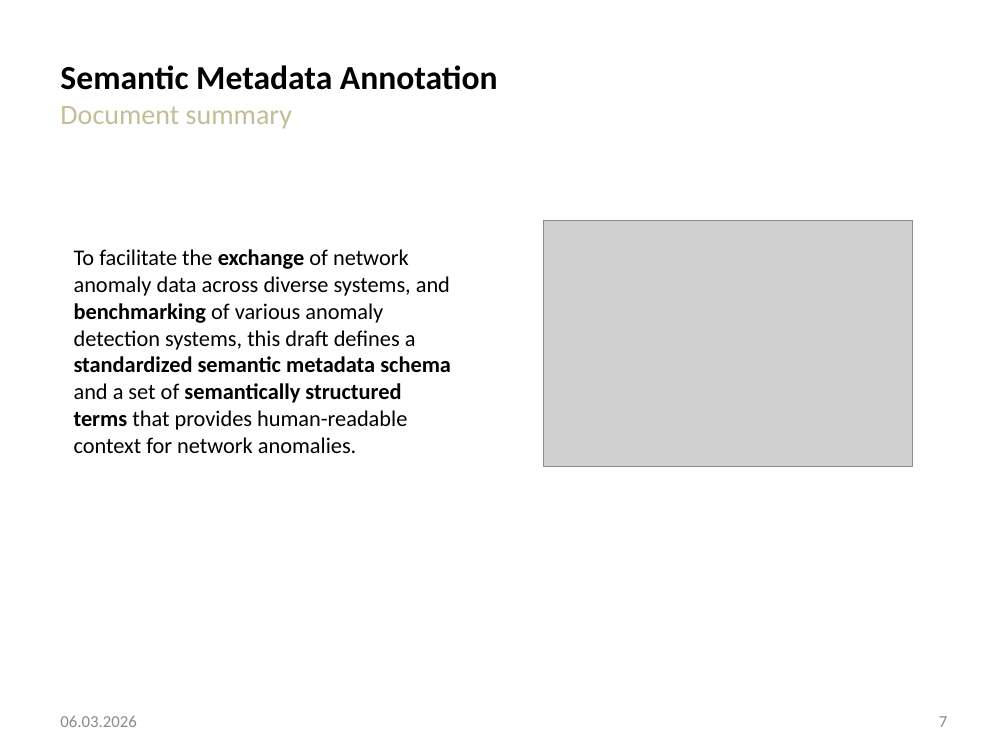
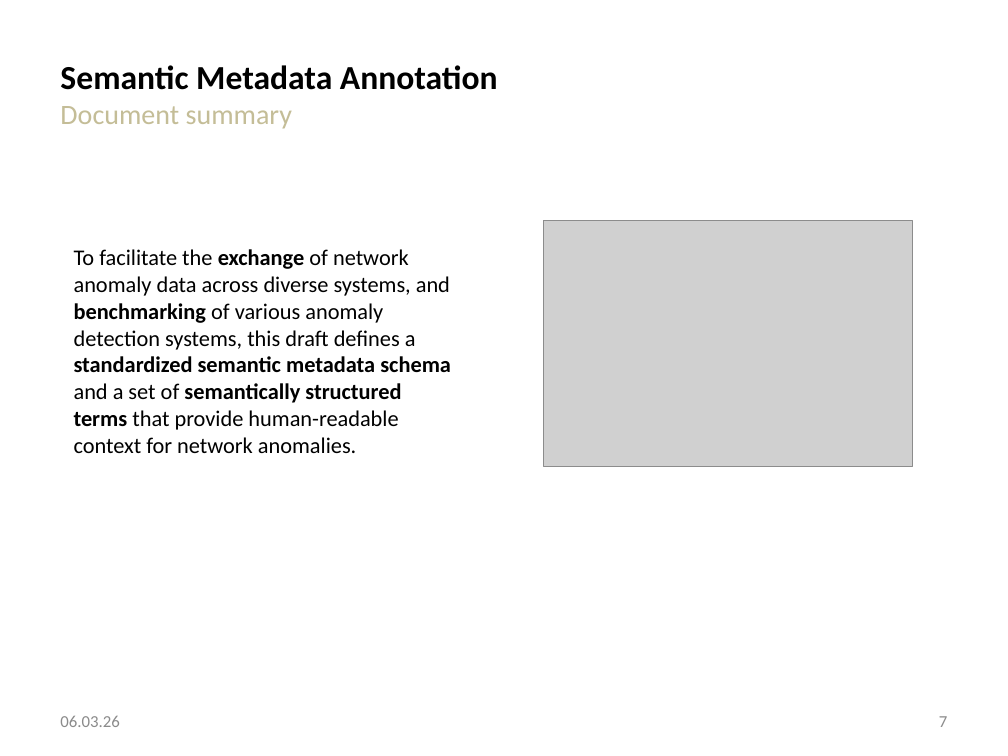
Before and after one commit to network-analytics/ietf-network-analytics-document-status, a slide deck: slide 7 of 125/NMOP/draft-ietf-nmop-network-anomaly-architecture-semantics-lifecycle.pptx. Drawn at 1008x756 pixels with LibreOffice and Linux fonts; fonts in the diff are those of the drawing; grey boxes stand for pictures. Boxes give left, top, right and bottom in pixels: in the first picture for what was removed or moved away, otherwise in the second. Text is boxed around its words. In the diff, an @@ line names an element or a change of style, - is before the commit and + after.

Commit message:
update network-anomaly-architecture-semantics-lifecycle slide deck

```diff
--- a/125/NMOP/draft-ietf-nmop-network-anomaly-architecture-semantics-lifecycle.pptx
+++ b/125/NMOP/draft-ietf-nmop-network-anomaly-architecture-semantics-lifecycle.pptx
@@ text at (74, 249, 451, 453): text changed @@
-To facilitate the exchange of network anomaly data across diverse systems, and benchmarking of various anomaly detection systems, this draft defines a standardized semantic metadata schema and a set of semantically structured terms that provides human-readable context for network anomalies.
+To facilitate the exchange of network anomaly data across diverse systems, and benchmarking of various anomaly detection systems, this draft defines a standardized semantic metadata schema and a set of semantically structured terms that provide human-readable context for network anomalies.
@@ text at (60, 716, 119, 727): text changed @@
-06.03.2026
+06.03.26
```
Also in this commit, not shown: 11 other slides changed, 1 other file.
